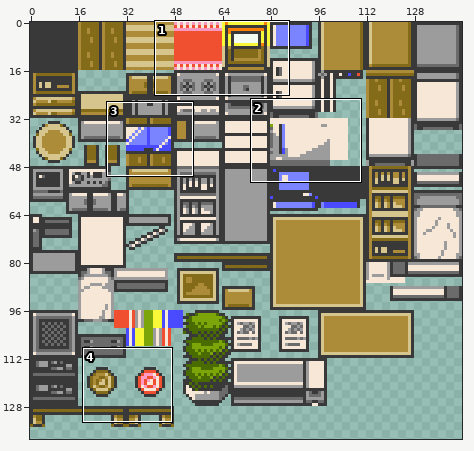
Two versions of one sprite sheet, P3D/Content/Textures/House.png. The picture above shows the old version from afar; the outline marks the close-up.
Close-up. Old version:
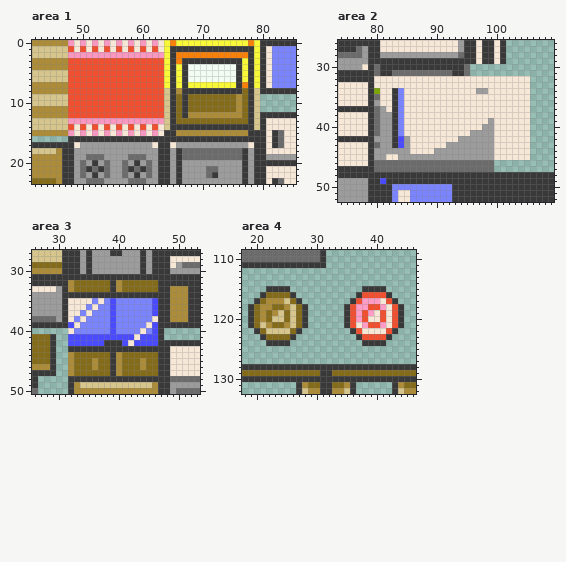
The file is 144x144 pixels. Colours within 5 levels of each other are drawn and written as one. Shown: area 1: x 42..85, y 0..23; area 2: x 74..109, y 26..52; area 3: x 26..53, y 27..50; area 4: x 18..46, y 109..132. The wide view leaves out empty margins.
Now the later version:
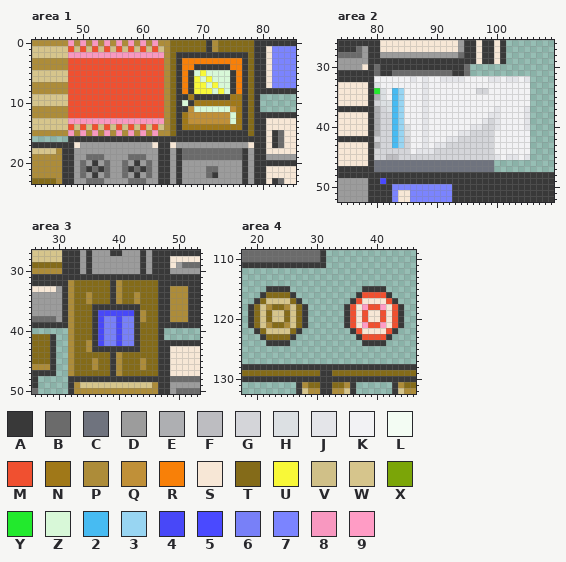
Palette (. is transparent): A #393939  B #6b6b6b  C #6f737e  D #9c9c9c  E #aeafb2  F #bdbdc1  G #d4d5d9  H #dce0e3  J #e4e5e9  K #f2f2f4  L #f3fcf3  M #f05030  N #a07818  P #ad8c39  Q #c09038  R #f88008  S #f7e7d6  T #846b19  U #f8f838  V #d0c088  W #d6c58c  X #7ba508  Y #22e92d  Z #d8f8d8  2 #47bbf2  3 #98d5f2  4 #4848f8  5 #4a4aff  6 #7880f8  7 #7b84ff  8 #f898c0  9 #ff9cc5
From old to new:
--- area 1
@@ x 42..85 @@
- 0 PPPPPP8S8S8S8S8S8S8S8SURUUUUUUUUUUUURUAAAAAA
- 1 WWWWWWMSMSMSMSMSMSMSMSUAAAAAAAAAAAAAAUAS7777
- 2 WWWWWW8888888888888888UARRRRRRRRRRRRAUAS7777
- 3 PPPPPPMMMMMMMMMMMMMMMMUARAAAAAAAAAAUAUAS7777
- 4 PPPPPPMMMMMMMMMMMMMMMMUAUALLLLLLLLAUAUAS7777
- 5 WWWWWWMMMMMMMMMMMMMMMMUAUALLLLLLLLAUAUAS7777
- 6 WWWWWWMMMMMMMMMMMMMMMMUAUALLLLLLLLAUAUAS7777
- 7 PPPPPPMMMMMMMMMMMMMMMMUAUAUUUUUUUUARAUAS7777
- 8 PPPPPPMMMMMMMMMMMMMMMMWAPAAAAAAAAAATAWAAAAAA
- 9 WWWWWWMMMMMMMMMMMMMMMMWATATTTTTTTTPTAW......
-10 WWWWWWMMMMMMMMMMMMMMMMWATATTTTTTTTPTAW......
-11 PPPPPPMMMMMMMMMMMMMMMMWATATTTTTTTTPTAW......
-12 PPPPPPMMMMMMMMMMMMMMMMWATAPPPPPPPPPTAWAAAAAA
-13 WWWWWW8888888888888888WATTTTTTTTTTTTAWASSSSS
-14 WWWWWWMSMSMSMSMSMSMSMSWAAAAAAAAAAAAAAWASSSSS
-15 PPPPPP8S8S8S8S8S8S8S8SAAPPPPPPPPPPPPAAASABSS
+ 0 PPPPPP8P8P8P8P8P8P8P8PPTTTTTTAPTTTTTTAAAAAAA
+ 1 WWWWWWMVMVMVMVMVMVMVMVPTTTTTTAPTTTTTTAAS7777
+ 2 WWWWWW8888888888888888PTAAAAAAAAAAAATAAS7777
+ 3 PPPPPPMMMMMMMMMMMMMMMMPTARRRRRRRRRRATAAS7777
+ 4 PPPPPPMMMMMMMMMMMMMMMMPTARRAAAAAARRATAAS7777
+ 5 WWWWWWMMMMMMMMMMMMMMMMPTARAZUZZZZARATAAS7777
+ 6 WWWWWWMMMMMMMMMMMMMMMMPTARAUZUZZZARATAAS7777
+ 7 PPPPPPMMMMMMMMMMMMMMMMPTARAUUZUZZARATAAS7777
+ 8 PPPPPPMMMMMMMMMMMMMMMMPTARAUUUZUZARATAAAAAAA
+ 9 WWWWWWMMMMMMMMMMMMMMMMPTAANAAAAAANNATA......
+10 WWWWWWMMMMMMMMMMMMMMMMPTAZANNNNNNNNATA......
+11 PPPPPPMMMMMMMMMMMMMMMMPTAAQZZZZZZQNATA......
+12 PPPPPPMMMMMMMMMMMMMMMMPTANQQQQQQQZNATAAAAAAA
+13 WWWWWW8888888888888888PTANQQQQQQQZNATAASSSSS
+14 WWWWWWMVMVMVMVMVMVMVMVPTANNNNNNNNNNATAASSSSS
+15 PPPPPP8P8P8P8P8P8P8P8PPTAAAAAAAAAAAATAASABSS
 16 ......AAAAAAAAAAAAAAAAAAAAAAAAAAAAAAAAASABSS
--- area 2
@@ x 74..109 @@
 31 AAAAAABAABBBBBBBBBBAAB..............
-32 AAAAAASSSSSSSSSSSSSSSSSSSSSSSSSS....
-33 SSSSSASSSSSSSSSSSSSSSSSSSSSSSSSS....
-34 SSSSSAXSSA7SSSSSSSSSSSSDDSSSSSSS....
-35 SSSSSABSSA7SSSSSSSSSSSSSSSSSSSSS....
-36 SSSSSADSSA7SSSSSSSSSSSSSSSSSSSSS....
-37 AAAAAABDSA7SSSSSSSSSSSSSSSSSSSSS....
-38 SSSSSABDDA7SSSSSSSSSSSSSSSSSSSSS....
-39 SSSSSABDDA7SSSSSSSSSSSSSSDSSSSSS....
-40 SSSSSABDDA7SSSSSSSSSSSSSDDSSSSSS....
-41 SSSSSABDDA7SSSSSSSSSSSDDDDSSSSSS....
-42 AAAAAADDDA5DSSSSSSSSDDDDDDSSSSSS....
-43 SSSSSABDDA5DSSSSSSDDDDDDDDSSSSSS....
-44 SSSSSADDDDDDSSSSDDDDDDDDDDSSSSSS....
-45 SSSSSADDSSDDDDDDDDDDDDDDDDSSSSSS....
-46 SSSSSABBBBBBBBBBBBBBBBBBBB..........
-47 AAAAAABBBBBBBBBBBBBBBBBBBB..........
+32 AAAAAAKKKKKKJKJKKJJJJKKKKJJKJJKJ....
+33 SSSSSAHKKKKKKKJKKKKKKKKKKKKKKKKK....
+34 SSSSSAYHK23KKKJKKKKKKKKGGKKKKKKK....
+35 SSSSSAEHK23KKKJKKKKKKKKKKKKKKKKK....
+36 SSSSSAGHH23KKKJKKKKKKKKKKKKKKKKK....
+37 AAAAAAEGH23KKKJKKKKKKKKKKKJKKKKJ....
+38 SSSSSAEGG23KKKJKKKKKKKKKKJJKKKKJ....
+39 SSSSSAEGG23KKKJKKKKKKKKKJGJKKKKJ....
+40 SSSSSAEGG23HKKJKKKKKKKJJGGJKKKKJ....
+41 SSSSSAEGG23HKKJKKKKKJJGGGGKKKKKK....
+42 AAAAAAGGG23GKKJKKKJJGGGGGGKKKKKK....
+43 SSSSSAEGG23GKKJKJJGGGGGGGGKKKKKK....
+44 SSSSSAGGGGGGKJJJGGGGGGGGGGKKKKKK....
+45 SSSSSAGGFFGGGGGGGGGGGGGGGGJKJJKJ....
+46 SSSSSACCCCCCCCCCCCCCCCCCCC..........
+47 AAAAAACCCCCCCCCCCCCCCCCCCC..........
 48 AAAAAAAAAAAAAAAAAAAAAAAAAAAAAAAAAAAA
--- area 3
@@ x 30..48 @@
 33 DAPTTTTTTAPTTTTTTAA
-34 DAAAAAAAAAAAAAAAAAA
-35 DASSSS7S757777775AA
-36 DASSS7S7757777775AA
-37 DASS7S77757777775AA
-38 DAS7S77775777777SAA
-39 AA5S77777577777S5AA
-40 ..S77777757777S75A.
-41 ..55555555555S555A.
-42 ..555555AAA5S5555AA
-43 ..AAAAAAAAAAAAAAAAA
+34 DAPTTPTTTAPTTPTTTAA
+35 DAPTTPTTTAPTTPTTTAA
+36 DAPTTTAAAAAAAATTTAA
+37 DAPTTTA444444APTTAA
+38 DAPTTTA466466APTTAA
+39 AAPTTTA466466ATTTAA
+40 ..PTTTA466466ATTTA.
+41 ..PTTTA466466ATTTA.
+42 ..PTTPA466466ATTTAA
+43 ..PTTPAAAAAAAATTTAA
 44 ..PTTTTTTAPTTTTTTAA
--- area 4
@@ x 18..46 @@
 116 ...ATTTTA..........AMMMMA....
-117 ..ATPPPWTA........AM999SMA...
-118 .ATPPTTPWTA......AM99MM9SMA..
-119 .ATPTPWTWTA......AM9M9SMSMA..
-120 .ATPTWWTWTA......AM9MSSMSMA..
+117 ..ATWWWWTA........AMSSSSMA...
+118 .ATWPTTPWTA......AMS9MM9SMA..
+119 .ATWTWWTWTA......AMSMSSMSMA..
+120 .ATWTWWTWTA......AMSMSSMSMA..
 121 .ATWPTTPWTA......AMS9MM9SMA..
